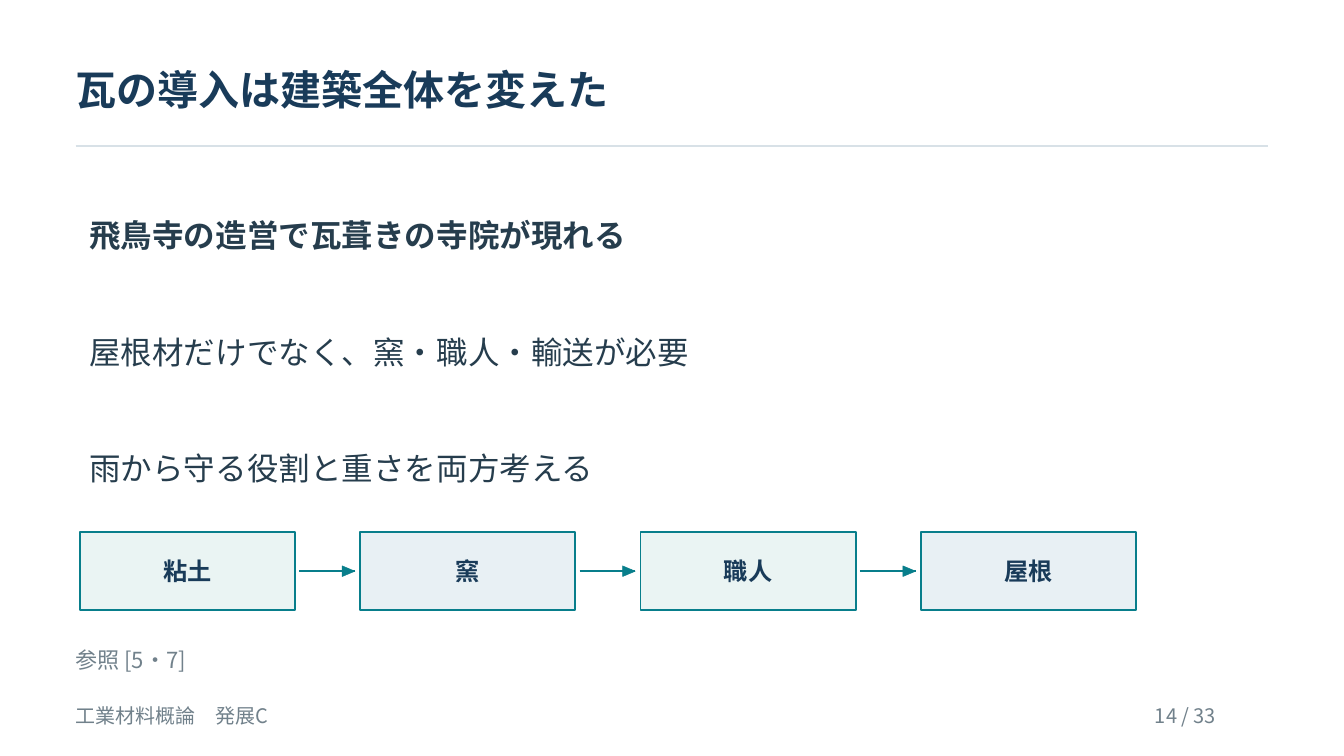
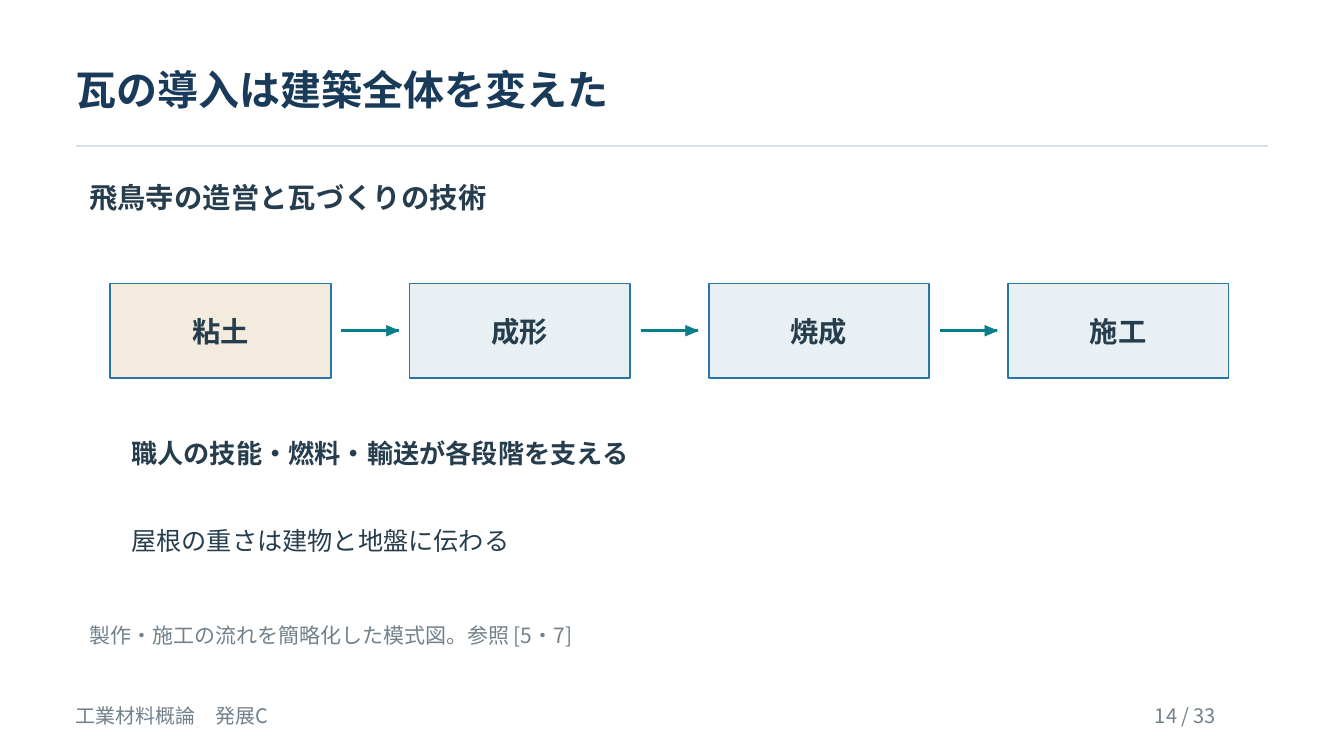
Before and after one commit to zooc-14calbp/industrial-materials-course, a slide deck: slide 14 of 学生用/発展教材/C_工業材料の歴史/発展C_工業材料の歴史.pptx. Drawn at 1344x756 pixels with LibreOffice and Linux fonts; fonts in the diff are those of the drawing. Boxes give left, top, right and bottom in pixels: in the first picture for what was removed or moved away, otherwise in the second. Text is boxed around its words. In the diff, an @@ line names an element or a change of style, - is before the commit and + after.

```diff
--- a/学生用/発展教材/C_工業材料の歴史/発展C_工業材料の歴史.pptx
+++ b/学生用/発展教材/C_工業材料の歴史/発展C_工業材料の歴史.pptx
@@ text at [89, 184, 486, 211]: text changed; size 22.5 to 20.2 pt @@
-飛鳥寺の造営で瓦葺きの寺院が現れる
+飛鳥寺の造営と瓦づくりの技術
@@ text "粘土": place and size @@
-text "粘土" at [163, 559, 211, 582]
+text "粘土" at [192, 318, 249, 345]
@@ text "粘土" at [192, 318, 249, 345]: size 17.2 to 20.2 pt, text colour #193B59 to #263D4D @@
@@ rectangle added at [110, 283, 331, 378], fill #F3EBDD, outline #2876A8 1.28 pt @@
@@ rectangle added at [409, 283, 630, 378], fill #E8F0F4, outline #2876A8 1.28 pt @@
@@ rectangle added at [709, 283, 930, 378], fill #E8F0F4, outline #2876A8 1.28 pt @@
@@ rectangle added at [1008, 283, 1229, 378], fill #E8F0F4, outline #2876A8 1.28 pt @@
@@ freeform shape: place and size @@
-freeform shape at [343, 566, 355, 576]
+freeform shape at [386, 326, 398, 336]
@@ text added at [491, 318, 548, 345], 20.2 pt, text #263D4D, bold @@
+成形
@@ freeform shape: place and size @@
-freeform shape at [623, 566, 635, 576]
+freeform shape at [686, 326, 698, 336]
@@ text added at [791, 318, 848, 345], 20.2 pt, text #263D4D, bold @@
+焼成
@@ freeform shape: place and size @@
-freeform shape at [903, 566, 915, 576]
+freeform shape at [985, 326, 997, 336]
@@ text added at [1090, 318, 1147, 345], 20.2 pt, text #263D4D, bold @@
+施工
@@ text removed at [89, 337, 689, 367] @@
-屋根材だけでなく、窯・職人・輸送が必要
@@ freeform shape added at [342, 331, 399, 332], outline #087E8B 2.25 pt @@
@@ freeform shape added at [640, 331, 698, 332], outline #087E8B 2.25 pt @@
@@ freeform shape added at [940, 331, 997, 332], outline #087E8B 2.25 pt @@
@@ text added at [131, 440, 628, 466], 18.8 pt, text #263D4D, bold @@
+職人の技能・燃料・輸送が各段階を支える
@@ text removed at [89, 453, 593, 483] @@
-雨から守る役割と重さを両方考える
@@ rectangle removed at [80, 532, 295, 610] @@
@@ text added at [131, 529, 509, 552], 18 pt, text #263D4D @@
+屋根の重さは建物と地盤に伝わる
@@ rectangle removed at [360, 532, 576, 610] @@
@@ rectangle removed at [640, 532, 856, 610] @@
@@ rectangle removed at [922, 532, 1137, 610] @@
@@ text removed at [456, 559, 480, 582] @@
-窯
@@ text removed at [724, 559, 772, 582] @@
-職人
@@ text removed at [1004, 559, 1052, 582] @@
-屋根
@@ freeform shape removed at [299, 572, 355, 573] @@
@@ freeform shape removed at [580, 572, 635, 573] @@
@@ freeform shape removed at [860, 572, 915, 573] @@
@@ text at [89, 625, 572, 647]: text changed; size 15.8 to 15 pt @@
-参照 [5・7]
+製作・施工の流れを簡略化した模式図。参照 [5・7]
```
Also in this commit, not shown: 1 other slide changed, 26 other files.
